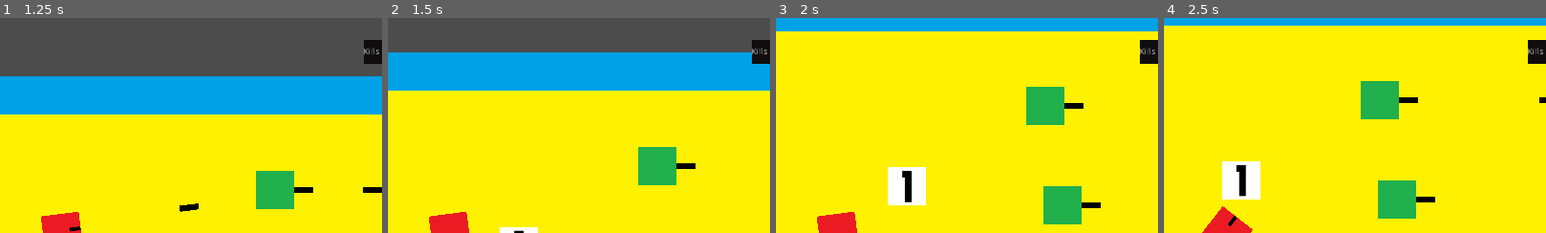
Above: before the commit, frames 1-4 (left to right).
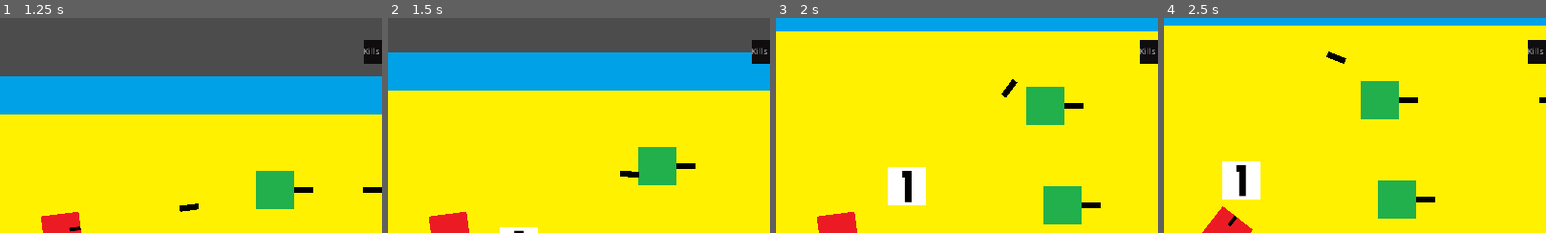
Above: after the commit, the same moments.

Repository: devmcclu/Project-FreeGUN
Game: Godot game, scene res://levels/Main.tscn
Same seed, same stepped clock (60 frames per second), same inputs: the game is played once before the commit and once after it. This scene is started directly instead of the project's main scene.
Inputs (mouse positions are % of the whole screen's width and height, from its top left):
- Up to frame 1 (1.25 s): tap Enter at 0.5 s; move the mouse to (72, 45) at 0.52 s; hold D (player_move_right) from 0.53 s (still down); click (72, 45) at 0.6 s
- Up to frame 2 (1.5 s): move the mouse to (30, 55) at 1.27 s; release D (player_move_right) at 1.28 s; hold S (player_move_down) from 1.28 s (still down); tap 1 (switch_weapon_1) at 1.35 s
- Up to frame 3 (2 s): keep holding S (player_move_down)
- Up to frame 4 (2.5 s): move the mouse to (60, 28) at 2.02 s; release S (player_move_down) at 2.03 s; hold D (player_move_right) from 2.03 s (still down); tap 2 (switch_weapon_2) at 2.1 s
The pictures show only the part of the screen within x 42-92%, y 0-50%; the shares and areas given below are measured in that part.

Frame 1 is identical in both runs. In frame 2, 0.1% of the frame differs, in the area x 60-66%, y 71-75%; in frame 3, 0.1%; in frame 4, 0.1%, in the area x 42-48%, y 15-22%.
Error after the commit: Invalid call. Nonexistent function 'health_check' in base 'RigidBody2D (enemy.gd)'. (res://scripts/bullet.gd:28)

Commit message:
Health check based on if player if network master

Diff:
--- a/scripts/GUI.gd
+++ b/scripts/GUI.gd
@@ -30,3 +30,9 @@
 	print("you changed bro")
 	$"VBoxContainer/HBoxContainer/AmmoCounter/Counter/Panel/Amount".text = str($"../../".gun_ammo[$"../../".gun_stats[0]])
 	pass # replace with function body
+
+
+func _on_player_health_change():
+	print("dying")
+	$"VBoxContainer/HBoxContainer/HealthCounter/Counter/Panel/Amount".text = str($"../../".health)
+	pass # replace with function body
--- a/scripts/Player_Multiplayer.gd
+++ b/scripts/Player_Multiplayer.gd
@@ -6,6 +6,7 @@
 
 signal change_gun
 signal ammo_change
+signal health_change
 
 #Base player variables and stats
 export (int) var speed = 200
@@ -21,20 +22,25 @@
 slave var slave_pos = Vector2()
 slave var slave_velocity = Vector2()
 slave var slave_rotation = 0
+slave var slave_health = 100
 
 func _ready():
 	# Called every time the node is added to the scene.
 	# Initialization here
 	emit_signal("change_gun")
+	emit_signal("health_change")
 	pass
 
 func health_check():
+	if is_network_master():
+		emit_signal("health_change")
+	else:
+		slave_health = health
 	if self.health <= 0:
 		self.queue_free()
 
 func _process(delta):
 	#Player fire variable
-	health_check()
 	var fire_gun = Input.is_action_just_pressed("fire_gun")
 
 	#PLayer switch weapon variables
--- a/scripts/bullet.gd
+++ b/scripts/bullet.gd
@@ -25,6 +25,7 @@
 		1:
 			if self.parent != body:
 				body.health -= parent.gun_stats[2]
+				body.health_check()
 				print(body.health)
 				self.queue_free()
 			pass
